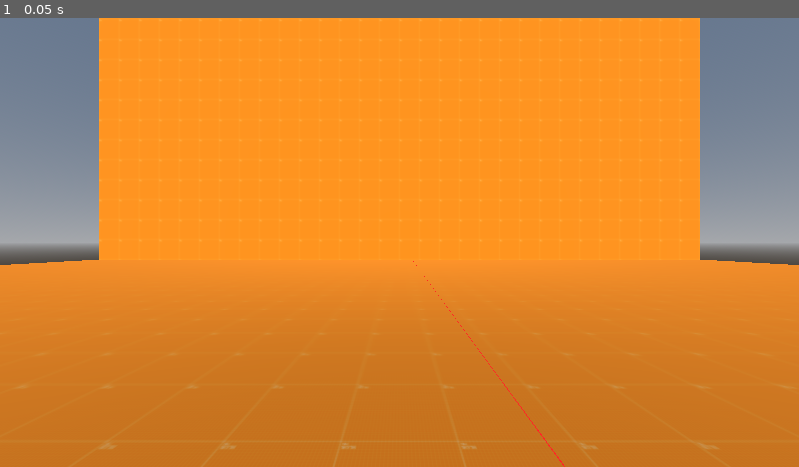
Above: before the commit, frame 1.
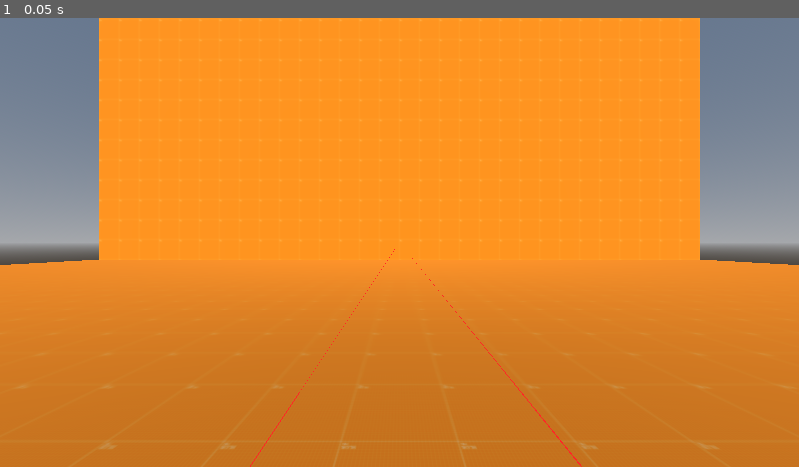
Above: after the commit, the same moment.

Repository: Noskcaj19/grapple-test
Game: Godot game, scene res://scenes/main.tscn
Same seed, same stepped clock (60 frames per second), same inputs: the game is played once before the commit and once after it. Before the commit the project starts from res://main.tscn.
Inputs:
- Up to frame 1 (0.05 s): no input

The runs differ from the first frame. In frame 1, 0.1% of the frame differs, in the area x 31-73%, y 51-100%.

Commit message:
Move main to scenes folder, add pistol

Diff:
--- a/project.godot
+++ b/project.godot
@@ -11,7 +11,7 @@
 [application]
 
 config/name="PolyGrappleGame"
-run/main_scene="res://main.tscn"
+run/main_scene="res://scenes/main.tscn"
 config/features=PackedStringArray("4.0", "Forward Plus")
 config/icon="res://icon.svg"
 
@@ -23,6 +23,17 @@
 
 enabled=PackedStringArray("res://addons/godot-xr-tools/plugin.cfg")
 
+[filesystem]
+
+import/fbx/enabled=false
+
+[input]
+
+fire={
+"deadzone": 0.5,
+"events": []
+}
+
 [layer_names]
 
 3d_physics/layer_21="Pointable"
--- /dev/null
+++ b/scenes/Player.gd
@@ -0,0 +1,37 @@
+extends Node3D
+
+@export var weapon: Pistol
+
+@export var fire_button_action : String = "ax_button"
+
+# Node references
+@onready var _controller := XRHelpers.get_right_controller(self)
+
+var simple_audio_player: PackedScene = preload("res://scenes/SimpleAudioPlayer.tscn")
+
+# Called every frame. 'delta' is the elapsed time since the previous frame.
+func _process(_delta):
+	pass
+
+func create_sound(sound: SimpleAudioPlayer.SoundName):
+	var audio_clone = simple_audio_player.instantiate()
+	var scene_root = get_tree().root.get_children()[0]
+	scene_root.add_child(audio_clone)
+	audio_clone.play_sound(sound)
+
+func _physics_process(delta):
+	process_input(delta)
+
+func process_input(_delta):
+	process_weapon()
+
+var fired = false
+func process_weapon():
+	if _controller.is_button_pressed(fire_button_action):
+		if fired: return
+#		create_sound(SimpleAudioPlayer.SoundName.FirePistol)
+		fired = true
+		if weapon.fire_weapon():
+			create_sound(SimpleAudioPlayer.SoundName.TargetHit)
+	else:
+		fired = false
--- /dev/null
+++ b/scenes/SimpleAudioPlayer.gd
@@ -0,0 +1,32 @@
+class_name SimpleAudioPlayer
+extends Node3D
+
+var audio_fire_pistol = preload("res://sounds/laserSmall_000.ogg")
+var audio_target_hit = preload("res://sounds/drop_002.ogg")
+
+var audio_node: AudioStreamPlayer = null
+
+enum SoundName {
+	FirePistol,
+	TargetHit,
+}
+
+# Called when the node enters the scene tree for the first time.
+func _ready():
+	audio_node = $AudioStreamPlayer
+	audio_node.connect("finished", destroy_self)
+	audio_node.stop()
+
+
+func play_sound(sound: SoundName):
+	if sound == SoundName.FirePistol:
+		audio_node.stream = audio_fire_pistol
+	elif sound == SoundName.TargetHit:
+		audio_node.stream = audio_target_hit
+
+	audio_node.play()
+
+
+func destroy_self():
+	audio_node.stop()
+	queue_free()
--- /dev/null
+++ b/scenes/SimpleAudioPlayer.tscn
@@ -0,0 +1,8 @@
+[gd_scene load_steps=2 format=3 uid="uid://cja5xbo83fjn"]
+
+[ext_resource type="Script" path="res://scenes/SimpleAudioPlayer.gd" id="1_s6tud"]
+
+[node name="SimpleAudioPlayer" type="Node3D"]
+script = ExtResource("1_s6tud")
+
+[node name="AudioStreamPlayer" type="AudioStreamPlayer" parent="."]
--- a/main.tscn
+++ b/scenes/main.tscn
@@ -1,9 +1,9 @@
-[gd_scene load_steps=29 format=3 uid="uid://dgvt7pj68hv3y"]
-
-[ext_resource type="Script" path="res://main.gd" id="1_gwmyc"]
+[gd_scene load_steps=30 format=3 uid="uid://5je3v5g6wqy6"]
+
+[ext_resource type="Script" path="res://scenes/main.gd" id="1_gwmyc"]
+[ext_resource type="Script" path="res://scenes/Player.gd" id="2_ggin3"]
 [ext_resource type="PackedScene" uid="uid://bpdj5njb8nhot" path="res://addons/godot-xr-tools/hands/scenes/highpoly/left_fullglove_hand.tscn" id="2_y0yj3"]
 [ext_resource type="PackedScene" uid="uid://d1tl07geqm5xq" path="res://addons/godot-xr-tools/hands/scenes/highpoly/right_fullglove_hand.tscn" id="3_dt7cu"]
-[ext_resource type="PackedScene" uid="uid://fiul51tsyoop" path="res://addons/godot-xr-tools/functions/function_teleport.tscn" id="3_gg70y"]
 [ext_resource type="PackedScene" uid="uid://b6bk2pj8vbj28" path="res://addons/godot-xr-tools/functions/movement_turn.tscn" id="4_qos05"]
 [ext_resource type="PackedScene" uid="uid://cqhw276realc" path="res://addons/godot-xr-tools/functions/function_pointer.tscn" id="5_03cjs"]
 [ext_resource type="Texture2D" uid="uid://biugmgasrshjb" path="res://Valve_1m x 1m.png" id="5_wpjj5"]
@@ -11,6 +11,7 @@
 [ext_resource type="PackedScene" uid="uid://diyu06cw06syv" path="res://addons/godot-xr-tools/player/player_body.tscn" id="7_0g1nu"]
 [ext_resource type="PackedScene" uid="uid://c78tjrtiyqna8" path="res://CustomBehaviors/movement_grapple.tscn" id="8_d0qs5"]
 [ext_resource type="PackedScene" uid="uid://c2q5phg8w08o" path="res://addons/godot-xr-tools/functions/movement_jump.tscn" id="9_7x7yy"]
+[ext_resource type="PackedScene" uid="uid://cnbh8wvacxdyg" path="res://scenes/pistol.tscn" id="10_uqgmu"]
 
 [sub_resource type="ProceduralSkyMaterial" id="ProceduralSkyMaterial_g37nn"]
 
@@ -78,8 +79,10 @@
 [node name="Main" type="Node3D"]
 script = ExtResource("1_gwmyc")
 
-[node name="XROrigin3D" type="XROrigin3D" parent="."]
+[node name="XROrigin3D" type="XROrigin3D" parent="." node_paths=PackedStringArray("weapon")]
 current = true
+script = ExtResource("2_ggin3")
+weapon = NodePath("RightHand/Pistol")
 
 [node name="XRCamera3D" type="XRCamera3D" parent="XROrigin3D"]
 transform = Transform3D(1, 0, 0, 0, 1, 0, 0, 0, 1, 0, 1.7, 0)
@@ -90,15 +93,22 @@
 
 [node name="LeftHand" parent="XROrigin3D/LeftHand" instance=ExtResource("2_y0yj3")]
 
-[node name="FunctionTeleport" parent="XROrigin3D/LeftHand" instance=ExtResource("3_gg70y")]
-transform = Transform3D(1, 0, 0, 0, 1, 0, 0, 0, 1, -0.178619, 0, -0.223404)
-
 [node name="MovementTurn" parent="XROrigin3D/LeftHand" instance=ExtResource("4_qos05")]
 turn_mode = 2
 smooth_turn_speed = 4.25
+enabled = false
 
 [node name="MovementDirect" parent="XROrigin3D/LeftHand" instance=ExtResource("5_xvi8n")]
 max_speed = 20.0
+enabled = false
+
+[node name="FunctionPointer" parent="XROrigin3D/LeftHand" instance=ExtResource("5_03cjs")]
+laser_length = 1
+show_target = true
+distance = 1000.0
+
+[node name="MovementGrapple" parent="XROrigin3D/LeftHand" instance=ExtResource("8_d0qs5")]
+grapple_length = 100000.0
 
 [node name="RightHand" type="XRController3D" parent="XROrigin3D"]
 transform = Transform3D(1, 0, 0, 0, 1, 0, 0, 0, 1, 0.426367, 1.17134, -0.253401)
@@ -106,17 +116,12 @@
 
 [node name="RightHand" parent="XROrigin3D/RightHand" instance=ExtResource("3_dt7cu")]
 
-[node name="FunctionPointer" parent="XROrigin3D/RightHand" instance=ExtResource("5_03cjs")]
-laser_length = 1
-show_target = true
-distance = 1000.0
-
-[node name="MovementGrapple" parent="XROrigin3D/RightHand" instance=ExtResource("8_d0qs5")]
-grapple_length = 100000.0
-
 [node name="MovementJump" parent="XROrigin3D/RightHand" instance=ExtResource("9_7x7yy")]
 jump_button_action = "primary_click"
 
+[node name="Pistol" parent="XROrigin3D/RightHand" instance=ExtResource("10_uqgmu")]
+transform = Transform3D(1, 0, 0, 0, 1, 0, 0, 0, 1, 0, 0.0538479, 0)
+
 [node name="PlayerBody" parent="XROrigin3D" instance=ExtResource("7_0g1nu")]
 player_radius = 0.7
 
@@ -128,6 +133,7 @@
 
 [node name="Wall3" type="StaticBody3D" parent="."]
 transform = Transform3D(1, 0, 0, 0, 1, 0, 0, 0, 1, 99.7066, 60, 31.2774)
+collision_layer = 17
 
 [node name="MeshInstance3D" type="MeshInstance3D" parent="Wall3"]
 mesh = SubResource("BoxMesh_55de6")
@@ -138,6 +144,7 @@
 
 [node name="Wall3" type="StaticBody3D" parent="Wall3"]
 transform = Transform3D(-4.37114e-08, 0, -1, 0, 1, 0, 1, 0, -4.37114e-08, 14.859, 0, 14.5546)
+collision_layer = 17
 
 [node name="MeshInstance3D" type="MeshInstance3D" parent="Wall3/Wall3"]
 mesh = SubResource("BoxMesh_55de6")
@@ -148,6 +155,7 @@
 
 [node name="Wall2" type="StaticBody3D" parent="."]
 transform = Transform3D(1, 0, 0, 0, 1, 0, 0, 0, 1, 0, 30, -29.7298)
+collision_layer = 17
 
 [node name="MeshInstance3D" type="MeshInstance3D" parent="Wall2"]
 mesh = SubResource("BoxMesh_r25go")
@@ -157,6 +165,7 @@
 
 [node name="Wall" type="StaticBody3D" parent="."]
 transform = Transform3D(1, 0, 0, 0, 1, 0, 0, 0, 1, 0, 30, 30)
+collision_layer = 17
 
 [node name="MeshInstance3D" type="MeshInstance3D" parent="Wall"]
 mesh = SubResource("BoxMesh_r25go")
@@ -169,6 +178,7 @@
 
 [node name="SkyCube3" type="StaticBody3D" parent="Node3D"]
 transform = Transform3D(1, 0, 0, 0, 1, 0, 0, 0, 1, -26, 0, 0)
+collision_layer = 17
 
 [node name="MeshInstance3D" type="MeshInstance3D" parent="Node3D/SkyCube3"]
 mesh = SubResource("BoxMesh_cta82")
@@ -178,6 +188,7 @@
 
 [node name="SkyCube2" type="StaticBody3D" parent="Node3D"]
 transform = Transform3D(1, 0, 0, 0, 1, 0, 0, 0, 1, -13, 0, 0)
+collision_layer = 17
 
 [node name="MeshInstance3D" type="MeshInstance3D" parent="Node3D/SkyCube2"]
 mesh = SubResource("BoxMesh_cta82")
@@ -186,6 +197,7 @@
 shape = SubResource("BoxShape3D_lbhyh")
 
 [node name="SkyCube" type="StaticBody3D" parent="Node3D"]
+collision_layer = 17
 
 [node name="MeshInstance3D" type="MeshInstance3D" parent="Node3D/SkyCube"]
 mesh = SubResource("BoxMesh_cta82")
@@ -195,6 +207,7 @@
 
 [node name="SkyCube4" type="StaticBody3D" parent="Node3D"]
 transform = Transform3D(1, 0, 0, 0, 1, 0, 0, 0, 1, 57.4438, -50.5757, 0)
+collision_layer = 17
 
 [node name="MeshInstance3D" type="MeshInstance3D" parent="Node3D/SkyCube4"]
 mesh = SubResource("BoxMesh_1tymf")
@@ -204,6 +217,7 @@
 
 [node name="SkyCube5" type="StaticBody3D" parent="Node3D"]
 transform = Transform3D(1, 0, 0, 0, 1, 0, 0, 0, 1, 92.3164, -50.5757, 0)
+collision_layer = 17
 
 [node name="MeshInstance3D" type="MeshInstance3D" parent="Node3D/SkyCube5"]
 mesh = SubResource("BoxMesh_1tymf")
@@ -213,6 +227,7 @@
 
 [node name="SkyCube6" type="StaticBody3D" parent="Node3D"]
 transform = Transform3D(1, 0, 0, 0, 1, 0, 0, 0, 1, 123.781, -50.5757, 0)
+collision_layer = 17
 
 [node name="MeshInstance3D" type="MeshInstance3D" parent="Node3D/SkyCube6"]
 mesh = SubResource("BoxMesh_1tymf")
@@ -222,6 +237,7 @@
 
 [node name="SkyCube7" type="StaticBody3D" parent="Node3D"]
 transform = Transform3D(1, 0, 0, 0, 1, 0, 0, 0, 1, 57.4438, 0, 0)
+collision_layer = 17
 
 [node name="MeshInstance3D" type="MeshInstance3D" parent="Node3D/SkyCube7"]
 mesh = SubResource("BoxMesh_1tymf")
@@ -231,6 +247,7 @@
 
 [node name="SkyCube8" type="StaticBody3D" parent="Node3D"]
 transform = Transform3D(1, 0, 0, 0, 1, 0, 0, 0, 1, 92.3164, 0, 0)
+collision_layer = 17
 
 [node name="MeshInstance3D" type="MeshInstance3D" parent="Node3D/SkyCube8"]
 mesh = SubResource("BoxMesh_1tymf")
@@ -240,6 +257,7 @@
 
 [node name="SkyCube9" type="StaticBody3D" parent="Node3D"]
 transform = Transform3D(1, 0, 0, 0, 1, 0, 0, 0, 1, 123.781, 0, 0)
+collision_layer = 17
 
 [node name="MeshInstance3D" type="MeshInstance3D" parent="Node3D/SkyCube9"]
 mesh = SubResource("BoxMesh_1tymf")
@@ -249,6 +267,7 @@
 
 [node name="SkyCube10" type="StaticBody3D" parent="Node3D"]
 transform = Transform3D(1, 0, 0, 0, 1, 0, 0, 0, 1, 129.935, -50.5757, 49.9371)
+collision_layer = 17
 
 [node name="MeshInstance3D" type="MeshInstance3D" parent="Node3D/SkyCube10"]
 mesh = SubResource("BoxMesh_1tymf")
@@ -259,6 +278,7 @@
 
 [node name="SkyCube11" type="StaticBody3D" parent="Node3D"]
 transform = Transform3D(1, 0, 0, 0, 1, 0, 0, 0, 1, 129.935, 0, 49.9371)
+collision_layer = 17
 
 [node name="MeshInstance3D" type="MeshInstance3D" parent="Node3D/SkyCube11"]
 mesh = SubResource("BoxMesh_1tymf")
@@ -268,6 +288,7 @@
 shape = SubResource("BoxShape3D_fjbad")
 
 [node name="Floor" type="StaticBody3D" parent="."]
+collision_layer = 17
 
 [node name="MeshInstance3D" type="MeshInstance3D" parent="Floor"]
 mesh = SubResource("PlaneMesh_75d5g")
--- /dev/null
+++ b/scenes/pistol.gd
@@ -0,0 +1,18 @@
+class_name Pistol
+extends Node3D
+
+@onready var _raycast : RayCast3D = $RayCast3D
+
+const raycast_length = 1000
+
+func _ready():
+	pass
+
+func fire_weapon() -> Node3D:
+	_raycast.target_position = Vector3(0, 0, raycast_length) * XRServer.world_scale
+	if _raycast.is_colliding():
+		var target = _raycast.get_collider()
+		if target.has_signal("bullet_hit"):
+			target.emit_signal("bullet_hit", _raycast.get_collision_point())
+		return target
+	return null
--- /dev/null
+++ b/scenes/pistol.tscn
@@ -0,0 +1,23 @@
+[gd_scene load_steps=4 format=3 uid="uid://cnbh8wvacxdyg"]
+
+[ext_resource type="Script" path="res://scenes/pistol.gd" id="1_dbiqt"]
+[ext_resource type="PackedScene" uid="uid://b1umrxdcbufbr" path="res://models/blasterB.glb" id="1_pgoia"]
+[ext_resource type="PackedScene" uid="uid://cqhw276realc" path="res://addons/godot-xr-tools/functions/function_pointer.tscn" id="3_a1m2t"]
+
+[node name="Pistol" type="Node3D"]
+script = ExtResource("1_dbiqt")
+
+[node name="blasterB" parent="." instance=ExtResource("1_pgoia")]
+transform = Transform3D(-1, 0, -8.74228e-08, 0, 1, 0, 8.74228e-08, 0, -1, 0, 0, 0)
+
+[node name="RayCast3D" type="RayCast3D" parent="."]
+transform = Transform3D(-1, 0, -8.74228e-08, 0, 1, 0, 8.74228e-08, 0, -1, 0, 0, 0)
+target_position = Vector3(0, 0, 10)
+debug_shape_custom_color = Color(1, 0, 0, 1)
+
+[node name="FunctionPointer" parent="." instance=ExtResource("3_a1m2t")]
+show_target = true
+distance = 1000.0
+collision_mask = 0
+collide_with_bodies = false
+active_button_action = ""
Binary file added: models/blasterB.glb
Not shown, added: models/blasterB.glb.import
Binary file added: models/targetA.glb
Not shown, added: models/targetA.glb.import
Binary file added: models/targetB.glb
Not shown, added: models/targetB.glb.import
Renamed: main.gd -> scenes/main.gd
Not shown, added: sounds/drop_002.ogg.import
Not shown, added: sounds/laserSmall_000.ogg.import
Not shown, added: sounds/drop_002.ogg
Not shown, added: sounds/laserSmall_000.ogg
